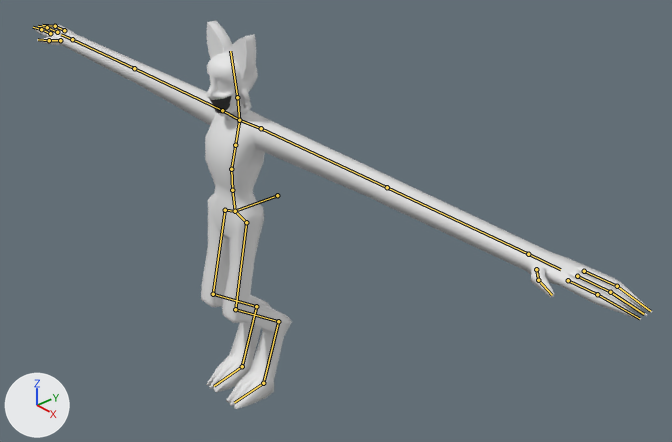
The Blender file Models/UnwrappedCreepyCat/CreepyCatUnwrapped.blend, before and after one commit.
Camera for both pictures: a 50 mm camera at (14.19, -9.84, 13.2) aimed at (1.46, 1.31, 4.28). The lights are fixed; the arrows at lower left show +X, +Y and +Z. The bones that bend it are drawn over the model as lines.

Names of what the first picture shows: 'Body', 'Collar', 'Head'.
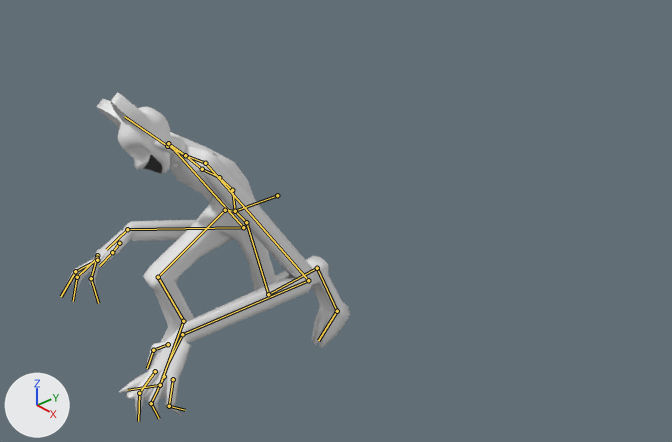
Commit message: Creepy Idle and Walk anim

The newer file adds an action. The first version stands in its rest pose; the second is drawn at frame 20 of the action 'Walk'.

What differs and where, as boxes (x1, y1, x2, y2) in the pictures (672 x 442 px):
'Body', posed (53% narrower, 24% shorter): before (33, 25, 652, 409); after (60, 132, 350, 422)
'Head', posed (45% wider, 15% shorter): before (206, 20, 258, 116); after (96, 93, 172, 174)
'Collar', posed: before (225, 100, 252, 120); after (170, 137, 185, 168)
bone 'Torso.01', root to tip: before (232, 190) to (231, 169); after (232, 190) to (219, 177)
bone 'Torso.02', root to tip: before (231, 169) to (235, 145); after (219, 177) to (202, 169)
bone 'Torso.03', root to tip: before (235, 145) to (239, 120); after (202, 169) to (185, 155)
bone 'UpperArm.L', root to tip: before (261, 128) to (387, 187); after (205, 163) to (308, 280)
bone 'LowerArm.L', root to tip: before (387, 187) to (528, 254); after (308, 280) to (182, 334)
bone 'Hand.L', root to tip: before (528, 254) to (560, 269); after (182, 334) to (168, 362)
bone 'Finger1.1.L', root to tip: before (584, 271) to (617, 286); after (173, 379) to (169, 406)
bone 'Finger1.2.L', root to tip: before (617, 286) to (650, 311); after (169, 406) to (185, 410)
bone 'Finger2.2.L', root to tip: before (610, 292) to (644, 314); after (151, 403) to (159, 418)
bone 'Finger3.1.L', root to tip: before (568, 280) to (597, 294); after (155, 371) to (139, 393)
bone 'Finger3.2.L', root to tip: before (597, 294) to (639, 318); after (139, 393) to (138, 421)
bone 'Finger4.2.L', root to tip: before (538, 280) to (552, 295); after (153, 350) to (147, 368)
bone 'Neck', root to tip: before (239, 120) to (237, 97); after (185, 155) to (167, 146)
bone 'Head', root to tip: before (237, 97) to (230, 51); after (167, 146) to (124, 116)
bone 'UpperArm.R', root to tip: before (222, 110) to (134, 68); after (168, 143) to (243, 227)
bone 'LowerArm.R', root to tip: before (134, 68) to (72, 39); after (243, 227) to (127, 229)
bone 'Hand.R', root to tip: before (72, 39) to (61, 34); after (127, 229) to (106, 249)
bone 'Finger1.1.R', root to tip: before (64, 30) to (55, 26); after (97, 255) to (91, 278)
bone 'Finger1.2.R', root to tip: before (55, 26) to (42, 25); after (91, 278) to (98, 303)
bone 'Finger2.1.R', root to tip: before (57, 32) to (47, 27); after (97, 258) to (77, 277)
bone 'Finger2.2.R', root to tip: before (47, 27) to (38, 26); after (77, 277) to (73, 301)
bone 'Finger3.1.R', root to tip: before (50, 33) to (41, 29); after (97, 260) to (75, 271)
bone 'Finger3.2.R', root to tip: before (41, 29) to (33, 27); after (75, 271) to (61, 296)
bone 'Finger4.2.R', root to tip: before (49, 40) to (38, 39); after (112, 252) to (99, 266)
bone 'Hip.L.001', root to tip: before (246, 222) to (235, 309); after (246, 222) to (268, 294)
bone 'Hip.L.002', root to tip: before (235, 309) to (278, 321); after (268, 294) to (317, 268)
bone 'Hip.L.003', root to tip: before (278, 321) to (263, 383); after (317, 268) to (337, 311)
bone 'Hip.L.004', root to tip: before (263, 383) to (234, 402); after (337, 311) to (318, 340)
bone 'Hip.R.001', root to tip: before (225, 210) to (213, 294); after (225, 210) to (158, 277)
bone 'Hip.R.002', root to tip: before (213, 294) to (256, 306); after (158, 277) to (183, 321)
bone 'Hip.R.003', root to tip: before (256, 306) to (242, 366); after (183, 321) to (160, 385)
bone 'Hip.R.004', root to tip: before (242, 366) to (214, 386); after (160, 385) to (127, 390)

What the commit changed:
Bone 'Torso.01' (bone_torso_01) turns from (0, 0, 0) to (39, 0, 0) degrees about its own x, y and z.
Bone 'Torso.02' (bone_torso_02) turns from (0, 0, 0) to (29, 0, 0) degrees about its own x, y and z.
Bone 'Torso.03' (bone_torso_03) turns from (0, 0, 0) to (-13, 0, 0) degrees about its own x, y and z.
Bone 'UpperArm.L' (bone_upperarm_l) turns from (0, 0, 0) to (23, -5, -78) degrees about its own x, y and z.
Bone 'LowerArm.L' (bone_lowerarm_l) turns from (0, 0, 0) to (120, 0, -9) degrees about its own x, y and z.
Bone 'Hand.L' (bone_hand_l) turns from (0, 0, 0) to (-64, 33, -41) degrees about its own x, y and z.
Bone 'Finger1.1.L' (bone_finger1_1_l) turns from (0, 0, 0) to (-11, 2, -18) degrees about its own x, y and z.
Bone 'Finger1.2.L' (bone_finger1_2_l) turns from (0, 0, 0) to (-18, -5, -59) degrees about its own x, y and z.
Bone 'Finger2.2.L' (bone_finger2_2_l) turns from (0, 0, 0) to (-19, 1, -51) degrees about its own x, y and z.
Bone 'Finger3.1.L' (bone_finger3_1_l) turns from (0, 0, 0) to (7, -4, 13) degrees about its own x, y and z.
Bone 'Finger3.2.L' (bone_finger3_2_l) turns from (0, 0, 0) to (-16, 7, -41) degrees about its own x, y and z.
Bone 'Finger4.2.L' (bone_finger4_2_l) turns from (0, 0, 0) to (-27, 2, -1) degrees about its own x, y and z.
Bone 'Neck' (bone_neck) turns from (0, 0, 0) to (-6, 0, 1) degrees about its own x, y and z.
Bone 'Head' (bone_head) turns from (0, 0, 0) to (-11, 12, 23) degrees about its own x, y and z.
Bone 'UpperArm.R' (bone_upperarm_r) turns from (0, 0, 0) to (19, 9, 84) degrees about its own x, y and z.
Bone 'LowerArm.R' (bone_lowerarm_r) turns from (0, 0, 0) to (143, -2, 7) degrees about its own x, y and z.
Bone 'Hand.R' (bone_hand_r) turns from (0, 0, 0) to (-76, -33, 54) degrees about its own x, y and z.
Bone 'Finger1.1.R' (bone_finger1_1_r) turns from (0, 0, 0) to (-11, -1, 31) degrees about its own x, y and z.
Bone 'Finger1.2.R' (bone_finger1_2_r) turns from (0, 0, 0) to (-11, 6, 20) degrees about its own x, y and z.
Bone 'Finger2.1.R' (bone_finger2_1_r) turns from (0, 0, 0) to (-2, -1, 0) degrees about its own x, y and z.
Bone 'Finger2.2.R' (bone_finger2_2_r) turns from (0, 0, 0) to (-9, -1, 28) degrees about its own x, y and z.
Bone 'Finger3.1.R' (bone_finger3_1_r) turns from (0, 0, 0) to (3, 0, -17) degrees about its own x, y and z.
Bone 'Finger3.2.R' (bone_finger3_2_r) turns from (0, 0, 0) to (-14, -4, 29) degrees about its own x, y and z.
Bone 'Finger4.2.R' (bone_finger4_2_r) turns from (0, 0, 0) to (-17, -1, -1) degrees about its own x, y and z.
Bone 'Hip.L.001' (bone_hip_l_001) turns from (0, 0, 0) to (4, 0, 26) degrees about its own x, y and z.
Bone 'Hip.L.002' (bone_hip_l_002) turns from (0, 0, 0) to (0, 0, 15) degrees about its own x, y and z.
Bone 'Hip.L.003' (bone_hip_l_003) turns from (0, 0, 0) to (0, 0, 1) degrees about its own x, y and z.
Bone 'Hip.L.004' (bone_hip_l_004) turns from (0, 0, 0) to (-2, 0, 6) degrees about its own x, y and z.
Bone 'Hip.R.001' (bone_hip_r_001) turns from (0, 0, 0) to (-6, 3, 47) degrees about its own x, y and z.
Bone 'Hip.R.002' (bone_hip_r_002) turns from (0, 0, 0) to (0, 0, -15) degrees about its own x, y and z.
Bone 'Hip.R.003' (bone_hip_r_003) turns from (0, 0, 0) to (0, 0, -23) degrees about its own x, y and z.
Bone 'Hip.R.004' (bone_hip_r_004) turns from (0, 0, 0) to (-6, -1, -19) degrees about its own x, y and z.
